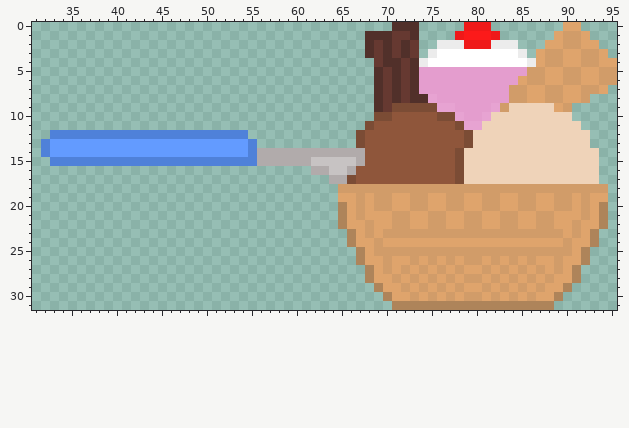
A pixel-art file gets an edit: Textures/Ice_CreamSpoonB.aseprite. The picture above was drawn from the file before the commit.
96x32 pixels, 1 frame. Colours within 5 levels of each other are drawn and written as one. Shown: x 31..95, y 0..31.
And afterwards:
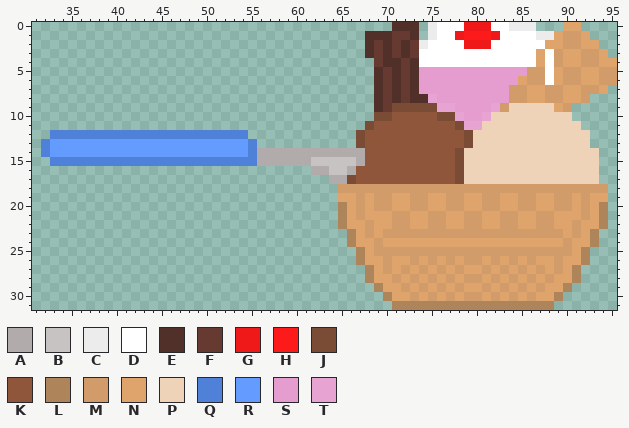
Palette (. is transparent): A #b1abab  B #c7c3c3  C #ececec  D #ffffff  E #51302a  F #663931  G #ef1919  H #fc1a1a  J #7b4c35  K #8f563b  L #ae845a  M #d19c69  N #dfa46c  P #efd3b9  Q #4f81d9  R #639bff  S #e49dce  T #e7a3d2
Changes in this commit:
@@ x 72..90 @@
- 0 EE.....GGG........N
- 1 FE....GHHHG......NM
- 2 EF..CCCGGGCCC...NNM
- 3 EF.CDDDDDDDDDC.NMMN
- 4 FECDDDDDDDDDDDCNMMN
- 5 FESSSSSSSSSSSSMMNNM
- 6 FESSSSSSSSSSSNMMNNM
+ 0 EE.CDDDGGGDDCCC...N
+ 1 FE.CDDGHHHGDDDDCCNM
+ 2 EFCDDDDGGGDDDDDDNNM
+ 3 EFDDDDDDDDDDDDDNDMN
+ 4 FEDDDDDDDDDDDDDNDMN
+ 5 FESSSSSSSSSSSSMMDNM
+ 6 FESSSSSSSSSSSNMMDNM
  7 FESSSSSSSSSSMMNNMMN
Pixel boxes of the changes (left, top, right, bottom) in both pictures:
changed: (419, 22, 464, 67)
changed: (491, 22, 554, 85)
